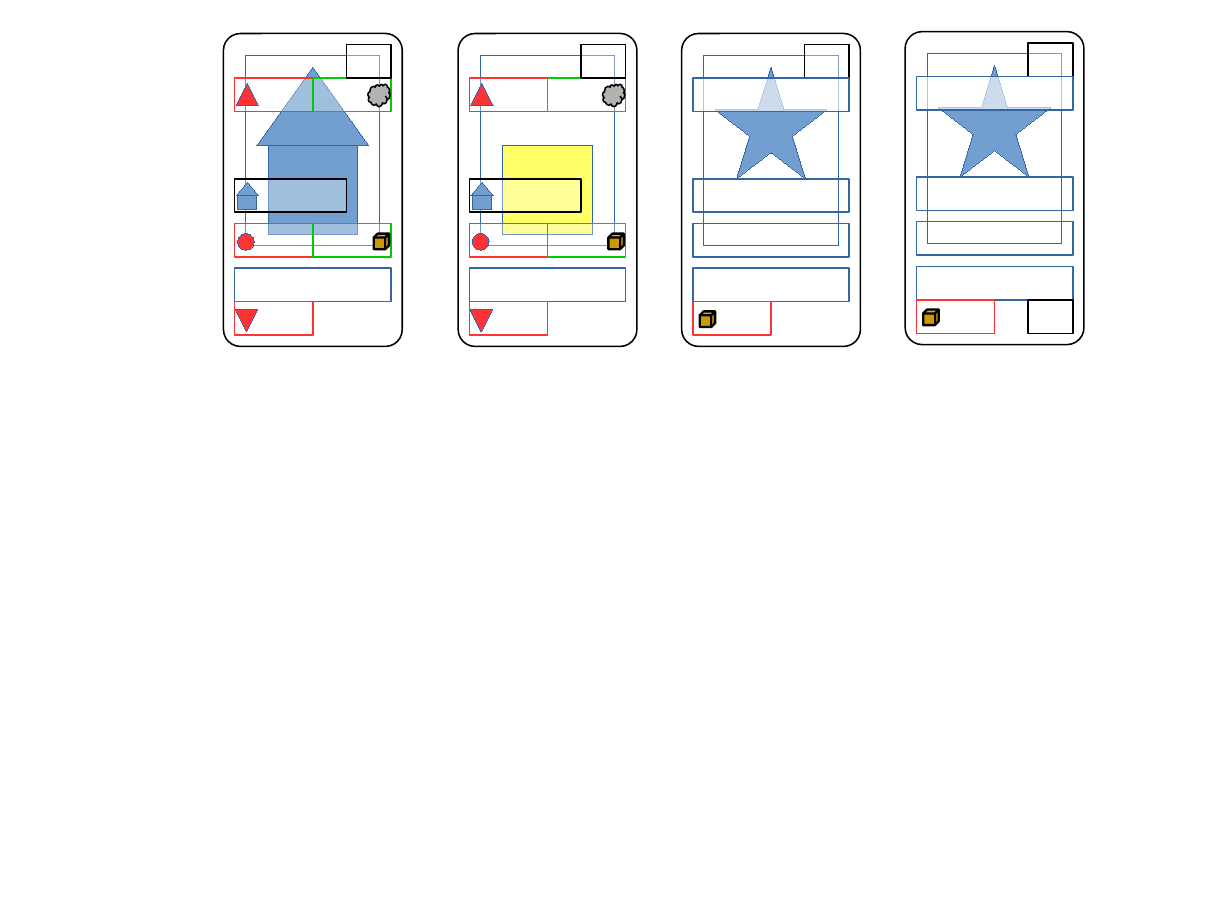
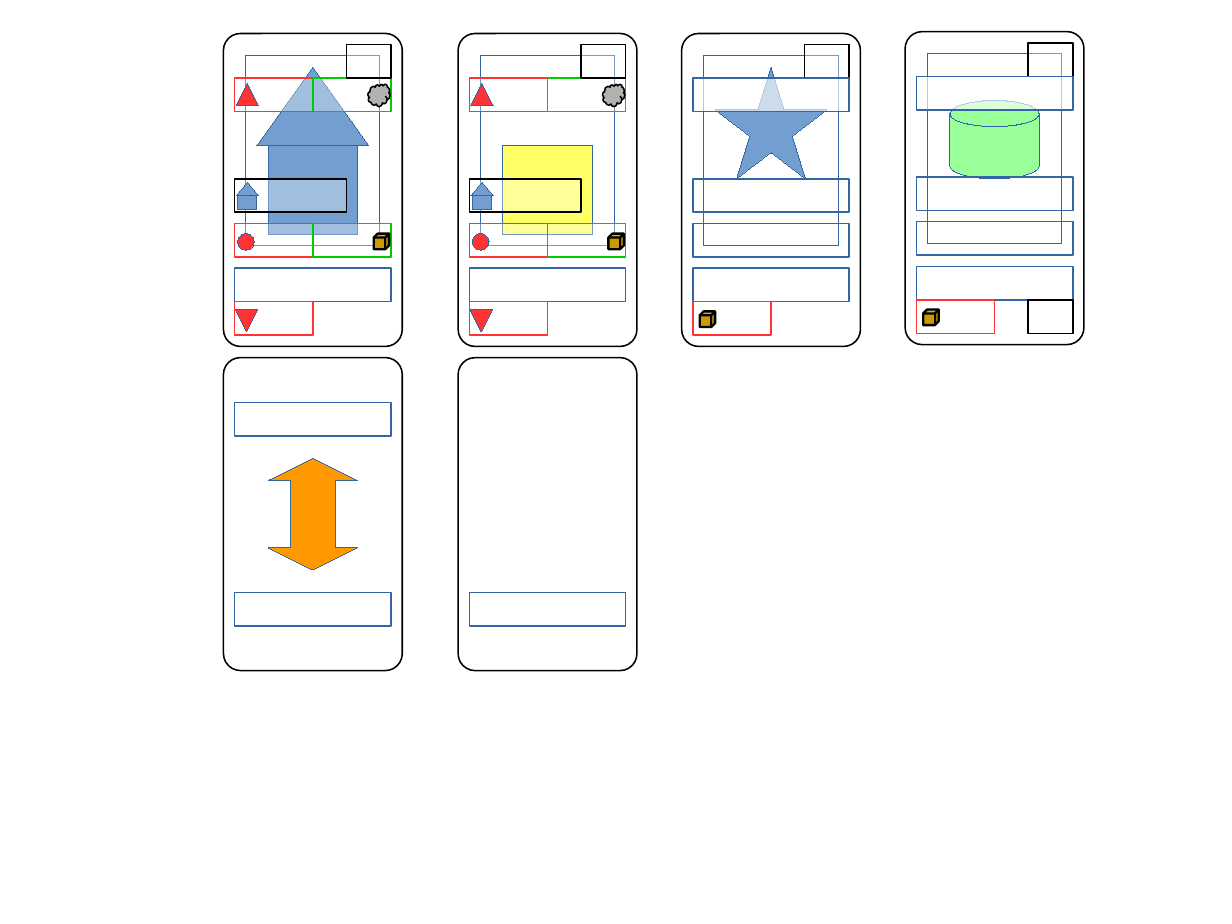
Before and after one commit to gdarai/HMSPhantomGame2018, a slide deck: slide 1 of karta.odp. Drawn at 1232x924 pixels with LibreOffice and Linux fonts; fonts in the diff are those of the drawing. Boxes give left, top, right and bottom in pixels: in the first picture for what was removed or moved away, otherwise in the second. Text is boxed around its words. In the diff, an @@ line names an element or a change of style, - is before the commit and + after.

```diff
--- a/karta.odp
+++ b/karta.odp
@@ star removed at bbox=[939, 65, 1051, 177] @@
@@ cylinder added at bbox=[950, 101, 1040, 179], fill #99FF99, outline #3465A4 0 pt @@
@@ freeform shape added at bbox=[224, 358, 402, 671], fill #FFFFFF, outline #000000 0.99 pt @@
@@ freeform shape added at bbox=[458, 358, 637, 671], fill #FFFFFF, outline #000000 0.99 pt @@
@@ rectangle added at bbox=[235, 402, 391, 436], fill #FFFFFF at 64% opacity, outline #3465A4 0.99 pt @@
@@ up down arrow added at bbox=[268, 458, 358, 570], fill #FF9900, outline #3465A4 0 pt @@
@@ rectangle added at bbox=[235, 593, 391, 626], outline #3465A4 0.99 pt @@
@@ rectangle added at bbox=[470, 593, 626, 626], outline #3465A4 0.99 pt @@
```
Also in this commit, not shown: 14 other files.
